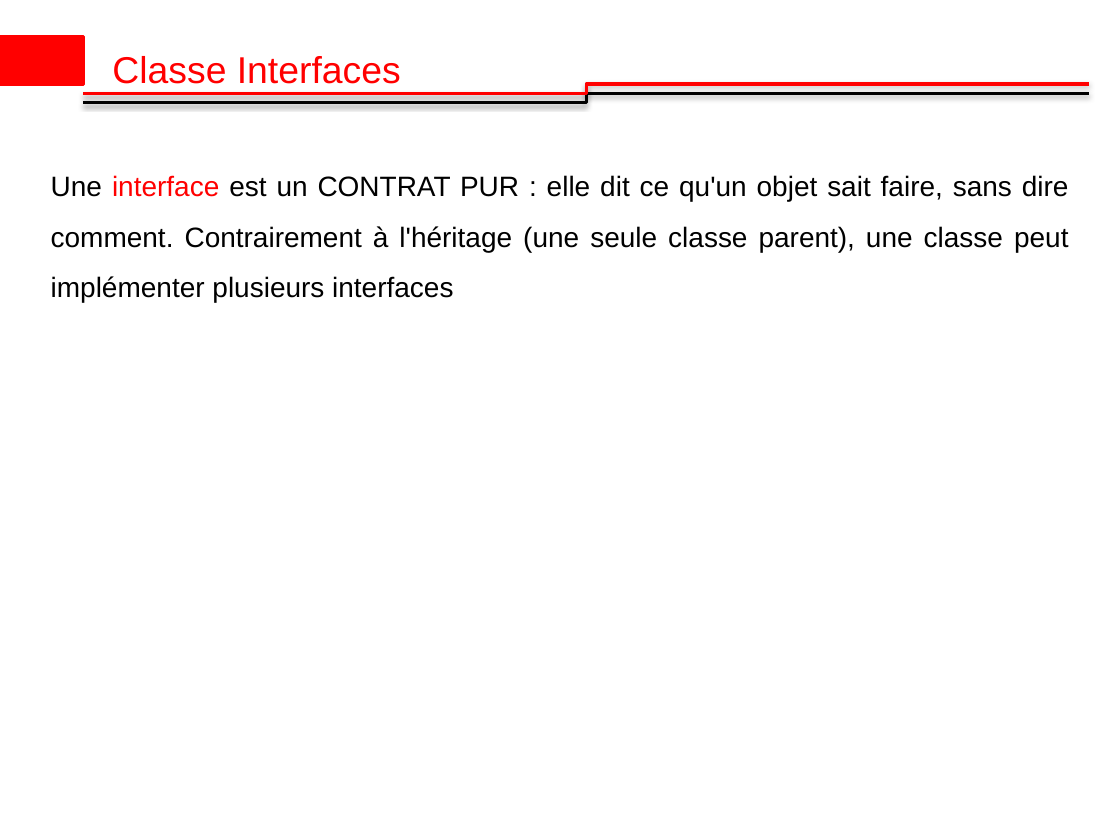
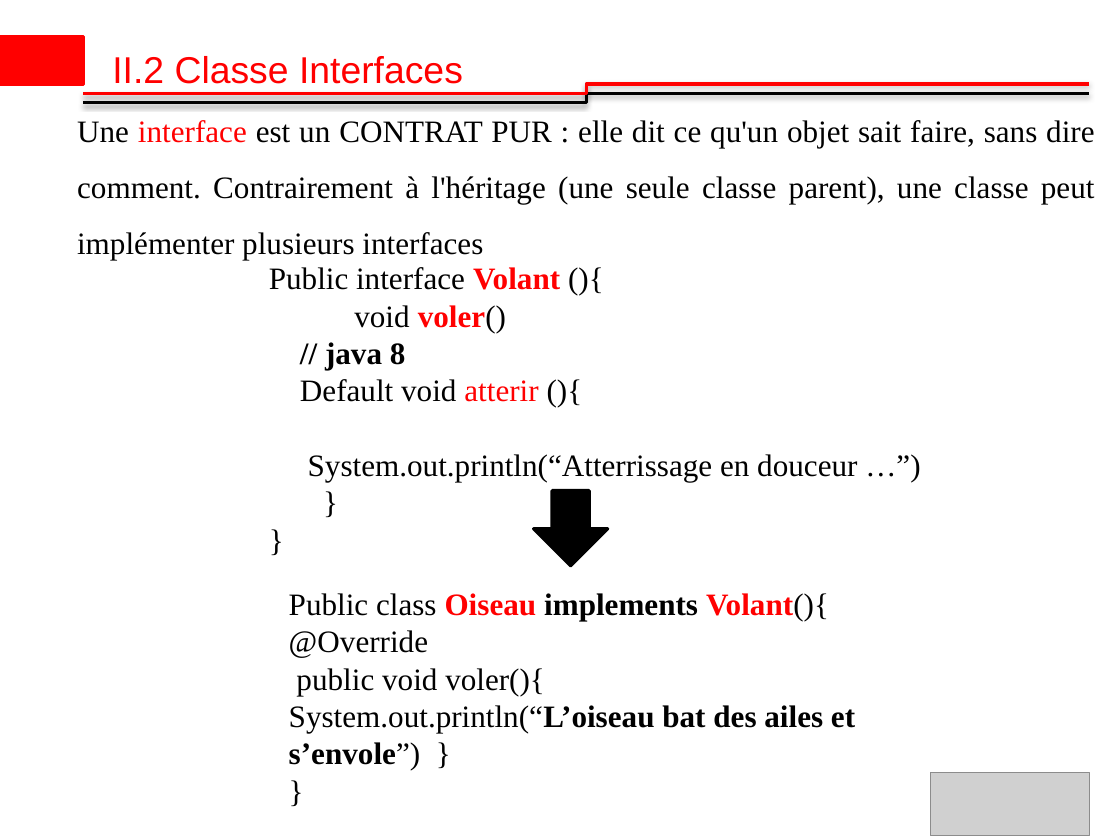
Before and after one commit to ibrahimsava/Osis-training-in-java, a slide deck: slide 5 of Osis_Presentation_Ibrahim_SAVADOGO_2 [Autosaved].pptx. Drawn at 1120x840 pixels with LibreOffice and Linux fonts; fonts in the diff are those of the drawing; grey boxes stand for pictures; background and template pictures are left out. Boxes give left, top, right and bottom in pixels: in the first picture for what was removed or moved away, otherwise in the second. Text is boxed around its words. In the diff, an @@ line names an element or a change of style, - is before the commit and + after.

```diff
--- a/Osis_Presentation_Ibrahim_SAVADOGO_2 [Autosaved].pptx
+++ b/Osis_Presentation_Ibrahim_SAVADOGO_2 [Autosaved].pptx
@@ text at bbox=[112, 56, 463, 84]: text changed @@
-Classe Interfaces
+II.2 Classe Interfaces
@@ text "Une interface est un CONTRAT ...": place and size @@
-text "Une interface est un CONTRAT ..." at bbox=[51, 175, 1069, 302]
+text "Une interface est un CONTRAT ..." at bbox=[77, 120, 1095, 260]
@@ text "Une interface est un CONTRAT ..." at bbox=[77, 120, 1095, 260]: size 18 to 20 pt, font Arial to Times New Roman @@
@@ text added at bbox=[269, 267, 857, 482], 20 pt, text #000000 @@
+Public interface Volant (){
+void voler()
+// java 8
+Default void atterir (){
+System.out.println(“Atterrissage en douceur …”)
+}
+}
@@ down arrow added at bbox=[533, 491, 607, 566], fill #000000, outline #000000 2 pt @@
@@ text added at bbox=[289, 593, 855, 770], 20 pt, text #000000 @@
+Public class Oiseau implements Volant(){
+@Override
+public void voler(){
+System.out.println(“L’oiseau bat des ailes et s’envole”) }
+}
@@ picture added at bbox=[931, 773, 1090, 836] @@
```
Also in this commit, not shown: 6 other slides changed, 3 slides added, 2 slides removed, 1 other file.
